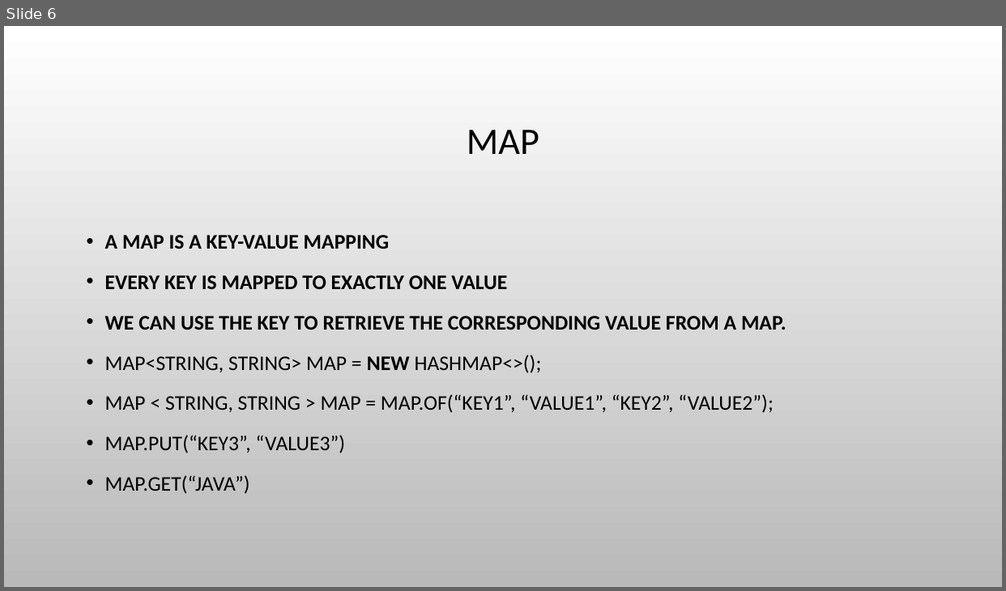
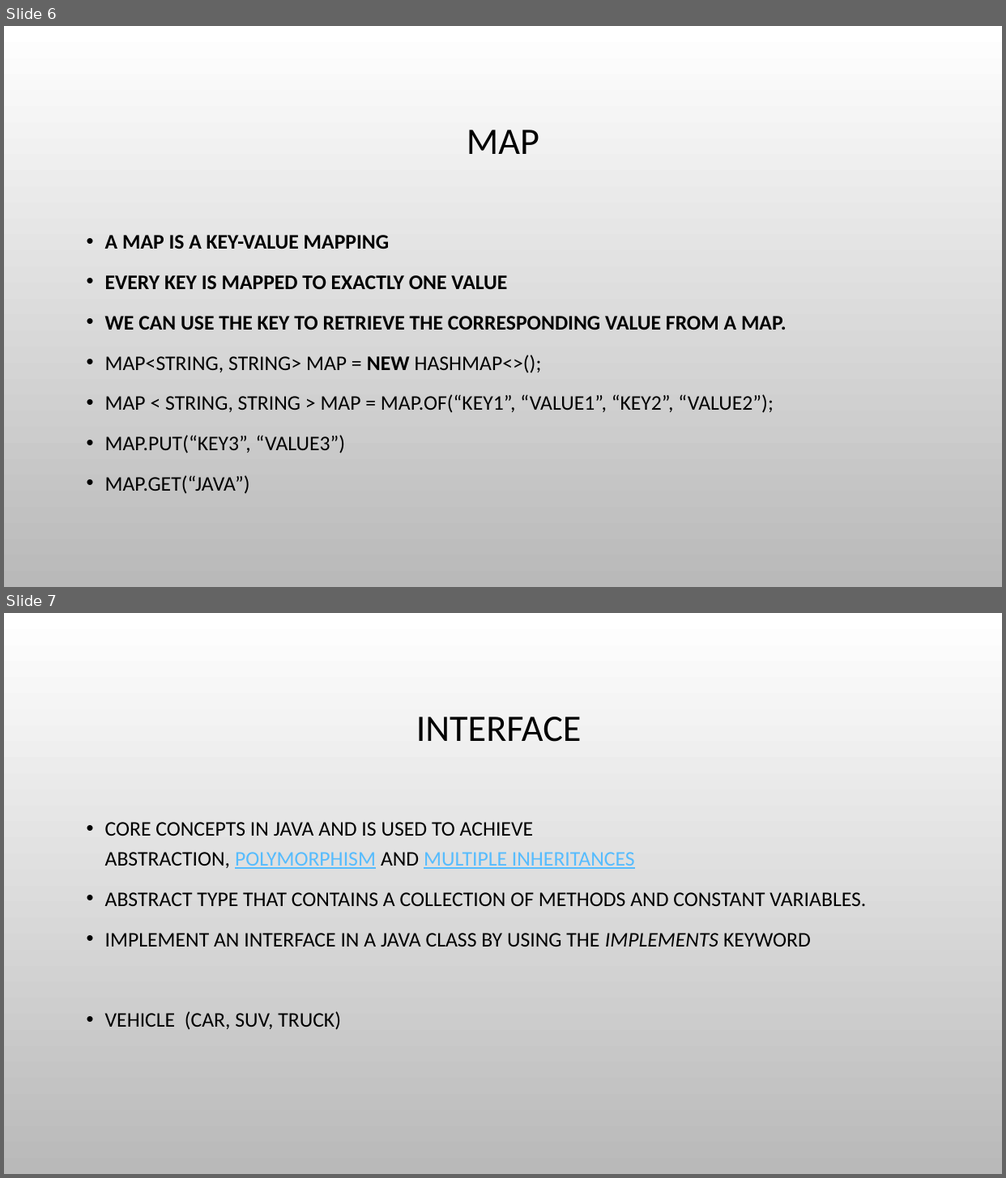
Before and after one commit to hutaojiazi/java-examples, a slide deck: src/main/java/tutorial/example/day4/java_class.pptx. Shown one above the other, each under a label of ours: slide 6 before the commit, slides 6 and 7 after it. The pictures are 1006x591 and 1006x1178 pixels, drawn with LibreOffice and Linux fonts; fonts in the diff are those of the drawing; background and template pictures are left out. Boxes give left, top, right and bottom in pixels: in the first picture for what was removed or moved away, otherwise in the second. Text is boxed around its words. In the diff, an @@ line names an element or a change of style, - is before the commit and + after.

```diff
--- a/src/main/java/tutorial/example/day4/java_class.pptx
+++ b/src/main/java/tutorial/example/day4/java_class.pptx
@@ slide 7 added at [4,613,1002,1174], background picture (left out) @@
@@ title added at [416,717,582,742], 36 pt, text #000000 @@
+INTERFACE
@@ text added at [105,822,866,1030], 20 pt, text #000000 @@
+• CORE CONCEPTS IN JAVA AND IS USED TO ACHIEVE ABSTRACTION, POLYMORPHISM AND MULTIPLE INHERITANCES
+• ABSTRACT TYPE THAT CONTAINS A COLLECTION OF METHODS AND CONSTANT VARIABLES.
+• IMPLEMENT AN INTERFACE IN A JAVA CLASS BY USING THE IMPLEMENTS KEYWORD
+• VEHICLE (CAR, SUV, TRUCK)
```
Also in this commit, not shown: 1 other slide added, 4 other files.
